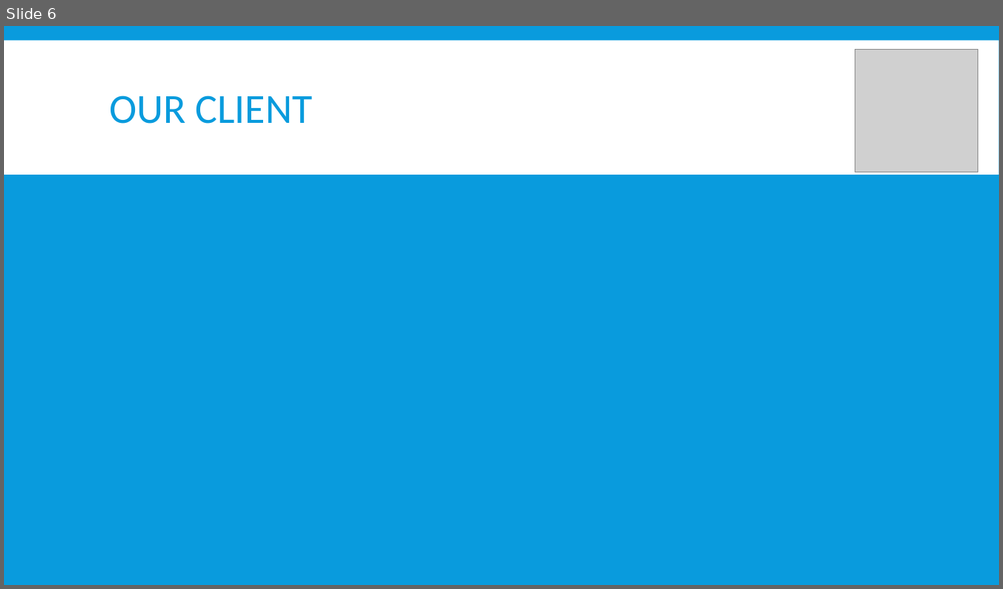
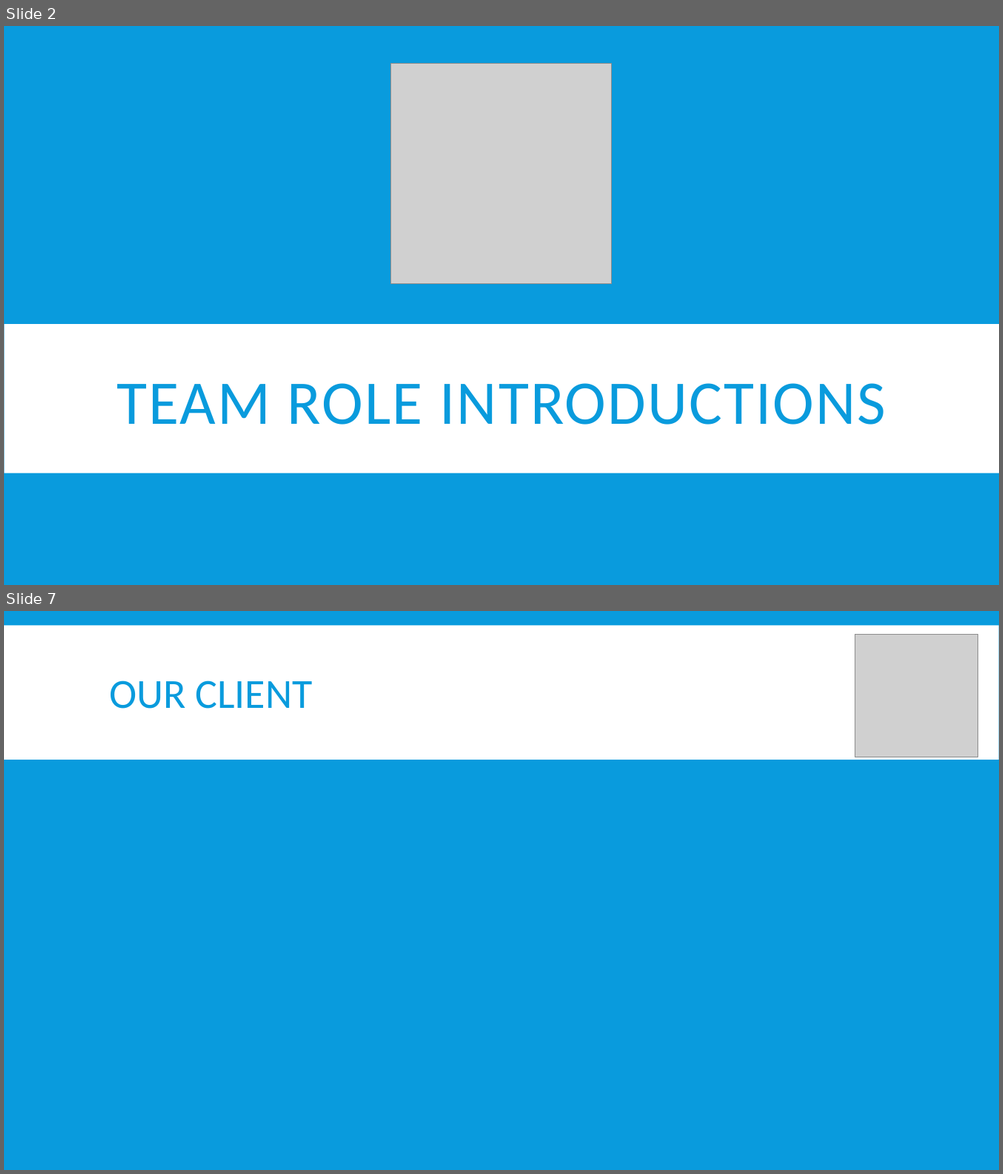
Before and after one commit to bobisapotato/dungeon, a slide deck: Documentation/Team Presentation.pptx. Shown one above the other, each under a label of ours: slide 6 before the commit, slides 2 and 7 after it; the slides between them are not shown. The pictures are 1003x589 and 1003x1174 pixels, drawn with LibreOffice and Linux fonts; fonts in the diff are those of the drawing; grey boxes stand for pictures. Boxes give left, top, right and bottom in pixels: in the first picture for what was removed or moved away, otherwise in the second. Text is boxed around its words. In the diff, an @@ line names an element or a change of style, - is before the commit and + after.

```diff
--- a/Documentation/Team Presentation.pptx
+++ b/Documentation/Team Presentation.pptx
@@ slide 2 added at <box>4,26,999,585</box>, background #099BDD; not listed: 1 template element that a slide beside it also shows @@
@@ rectangle added at <box>4,26,999,585</box>, fill #099BDD @@
@@ picture added at <box>391,63,612,284</box> @@
@@ rectangle added at <box>4,194,999,343</box>, fill #FFFFFF @@
@@ rectangle added at <box>4,324,999,474</box>, fill #FFFFFF @@
@@ title added at <box>116,383,885,425</box>, 60 pt, text #099BDD @@
+TEAM ROLE INTRODUCTIONS
@@ what was slide 6 is now slide 7 @@
```
Also in this commit, not shown: 2 slides changed, 4 other slides added, 4 slides removed, 1 other file.
